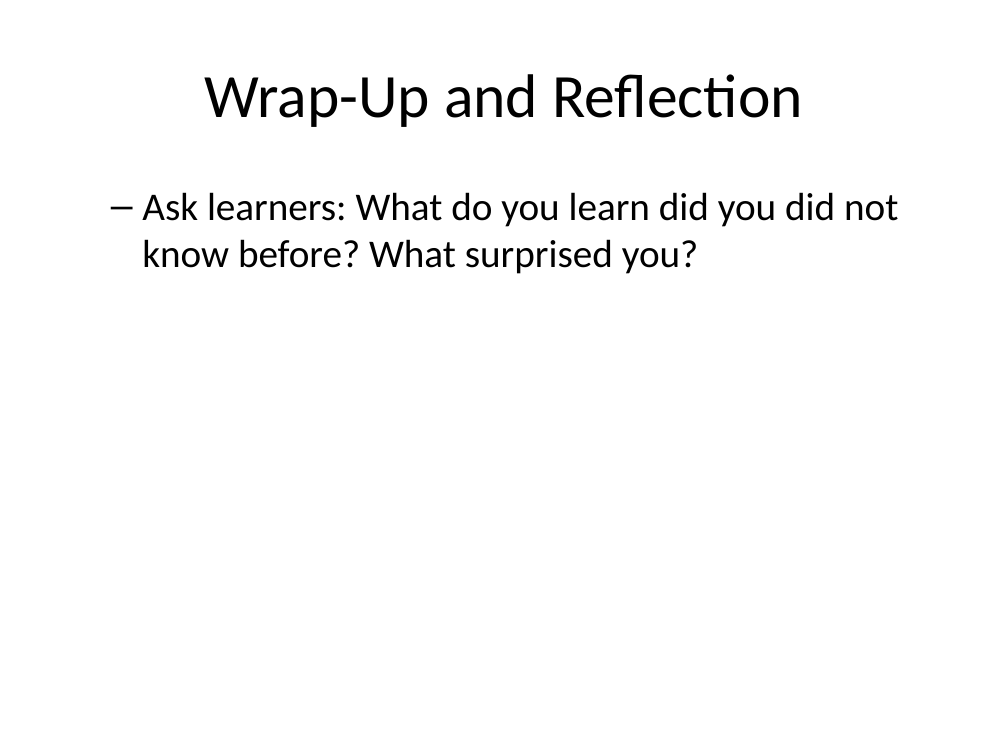
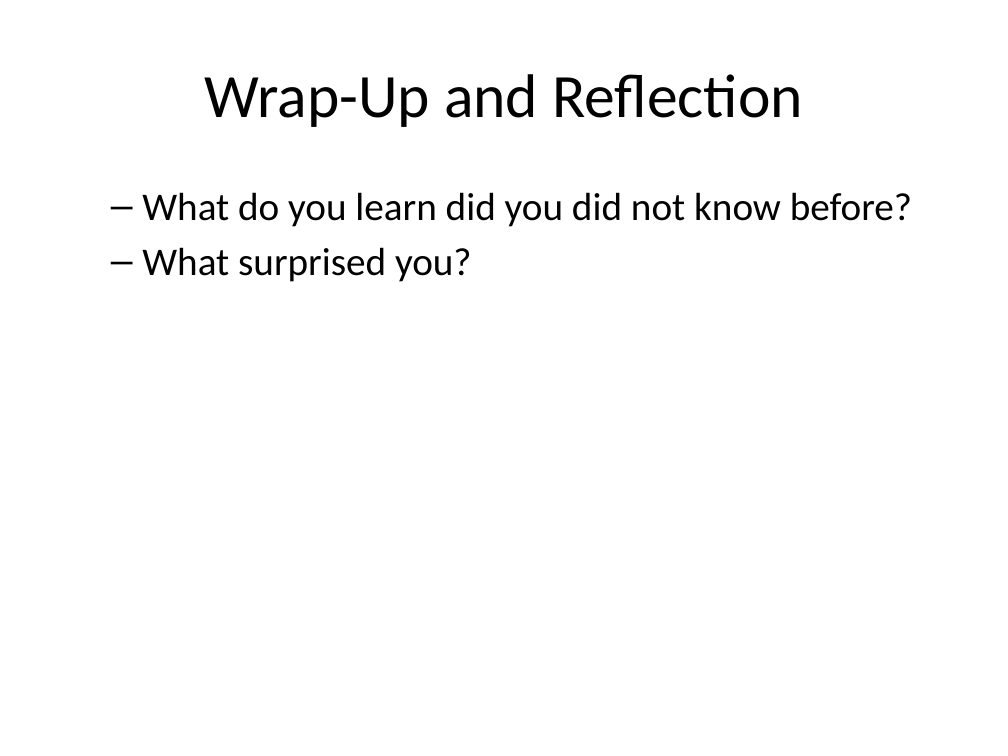
Before and after one commit to mr-eggleton/web-lit-core, a slide deck: slide 17 of powerpoints/11-safety-first.pptx (slide 14 before the commit). Drawn at 1008x756 pixels with LibreOffice and Linux fonts; fonts in the diff are those of the drawing. Boxes give left, top, right and bottom in pixels: in the first picture for what was removed or moved away, otherwise in the second. Text is boxed around its words. In the diff, an @@ line names an element or a change of style, - is before the commit and + after.

```diff
--- a/powerpoints/11-safety-first.pptx
+++ b/powerpoints/11-safety-first.pptx
@@ text at [142, 192, 912, 282]: text changed @@
-  – Ask learners: What do you learn did you did not know before? What surprised you?
+  – What do you learn did you did not know before?
+  – What surprised you?
```
Also in this commit, not shown: 8 other slides changed, 5 slides added, 1 slide removed, 15 other files.
